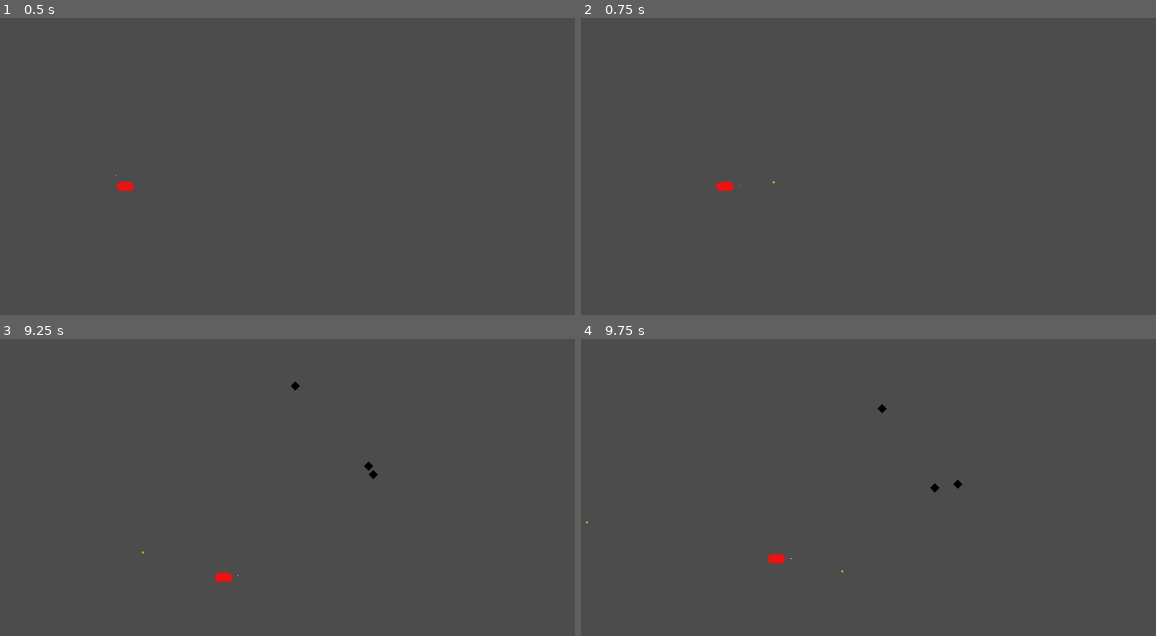
Above: before the commit, frames 1-4 (two rows, left to right).
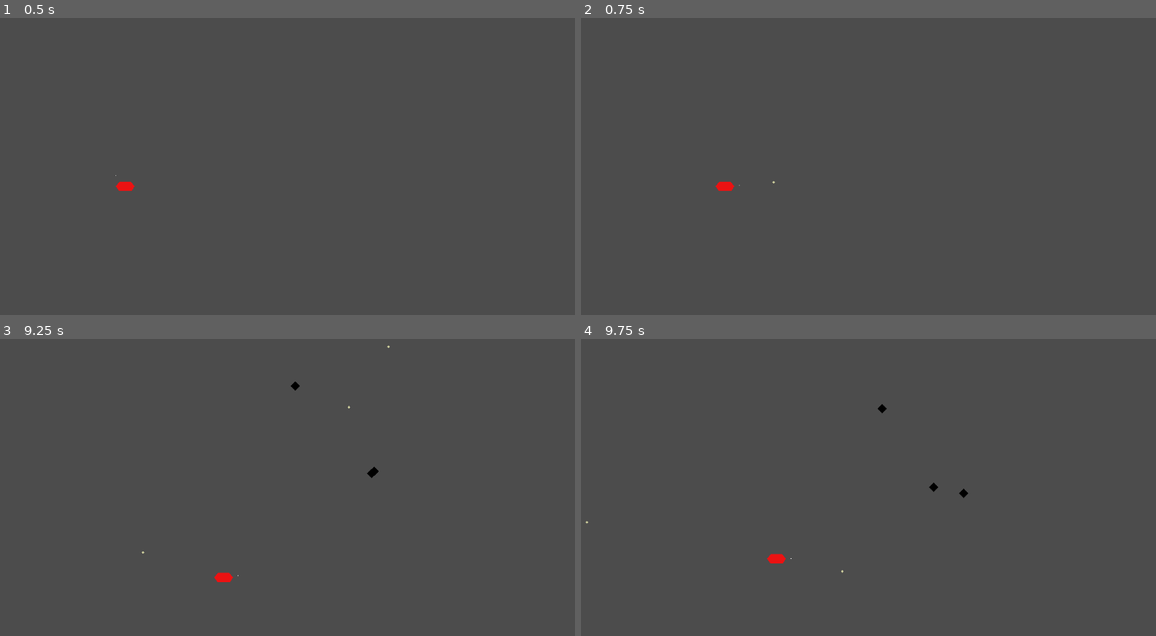
Above: after the commit, the same moments.

Repository: Buitragox/SeaOdyssey
Game: Godot game, scene res://nodes/Level_1.tscn
Two runs of this game, one before a commit and one after it. Both use one fixed random seed, a clock stepped at 60 frames per second and the inputs below.
Inputs (mouse positions are in pixels of both pictures, inside the frame that each line leads up to):
- Up to frame 1 (0.5 s): no input
- Up to frame 2 (0.75 s): tap Enter at 0.5 s; move the mouse to (989, 169) at 0.52 s; press the mouse at (989, 169) at 0.53 s; hold D (MovRight) from 0.53 s (still down)
- Up to frame 3 (9.25 s): move the mouse to (155, 523) at 1.27 s; release D (MovRight) at 1.28 s; release the mouse at (155, 523) at 1.28 s; hold S (MovDown) 1.28-2.03 s; click (155, 523) at 1.35 s; move the mouse to (333, 434) at 2.02 s; press the mouse at (333, 434) at 2.03 s; hold D (MovRight) 2.03-2.78 s; move the mouse to (247, 573) at 2.77 s; release the mouse at (247, 573) at 2.78 s; hold W (MovUp) 2.78-3.53 s; click (247, 573) at 2.85 s; move the mouse to (454, 558) at 3.52 s; press the mouse at (454, 558) at 3.53 s; hold A (MovLeft) 3.53-5.03 s; move the mouse to (97, 457) at 4.27 s; release the mouse at (97, 457) at 4.28 s; click (97, 457) at 4.35 s; move the mouse to (304, 508) at 5.02 s; press the mouse at (304, 508) at 5.03 s; hold S (MovDown) 5.03-5.78 s; move the mouse to (184, 422) at 5.77 s; release the mouse at (184, 422) at 5.78 s; hold D (MovRight) 5.78-6.53 s; click (184, 422) at 5.85 s; move the mouse to (408, 490) at 6.52 s; press the mouse at (408, 490) at 6.53 s; hold W (MovUp) 6.53-7.28 s; move the mouse to (155, 523) at 7.27 s; release the mouse at (155, 523) at 7.28 s; hold D (MovRight) 7.28-8.03 s; click (155, 523) at 7.35 s; move the mouse to (333, 434) at 8.02 s; press the mouse at (333, 434) at 8.03 s; hold S (MovDown) 8.03-8.78 s; move the mouse to (247, 573) at 8.77 s; release the mouse at (247, 573) at 8.78 s; hold A (MovLeft) from 8.78 s (still down); click (247, 573) at 8.85 s
- Up to frame 4 (9.75 s): move the mouse to (1035, 558) at 9.52 s; release A (MovLeft) at 9.53 s; press the mouse at (1035, 558) at 9.53 s; hold W (MovUp) from 9.53 s (still down)

Frame 1 is identical in both runs. In frame 2, less than 0.1% of the frame differs, in the area x 33-34%, y 54-56%; in frame 3, less than 0.1%; in frame 4, less than 0.1%, in the area x 0-68%, y 47-79%.

Commit message:
Add bullet collisions

Diff:
--- a/nodes/Bullet.tscn
+++ b/nodes/Bullet.tscn
@@ -6,10 +6,9 @@
 radius = 3.0
 
 [node name="Bullet" type="KinematicBody2D"]
+collision_layer = 0
+collision_mask = 0
 script = ExtResource( 1 )
-__meta__ = {
-"_edit_group_": true
-}
 
 [node name="CollisionShape2D" type="CollisionShape2D" parent="."]
 shape = SubResource( 1 )
@@ -19,3 +18,7 @@
 [node name="Polygon2D" type="Polygon2D" parent="."]
 color = Color( 0.788235, 0.717647, 0.121569, 1 )
 polygon = PoolVector2Array( -3, 0, 0, -3, 3, 0, 0, 3 )
+
+[node name="VisibilityNotifier2D" type="VisibilityNotifier2D" parent="."]
+position = Vector2( -8.9407e-08, -5.96046e-08 )
+scale = Vector2( 0.2, 0.2 )
--- a/nodes/Enemy.tscn
+++ b/nodes/Enemy.tscn
@@ -5,6 +5,8 @@
 [sub_resource type="CircleShape2D" id=1]
 
 [node name="Enemy" type="KinematicBody2D"]
+collision_layer = 2
+collision_mask = 5
 script = ExtResource( 1 )
 
 [node name="CollisionShape2D" type="CollisionShape2D" parent="."]
--- a/project.godot
+++ b/project.godot
@@ -79,6 +79,13 @@
  ]
 }
 
+[layer_names]
+
+2d_physics/layer_1="Ship"
+2d_physics/layer_2="Enemy"
+2d_physics/layer_3="AllyBullet"
+2d_physics/layer_4="EnemyBullet"
+
 [physics]
 
 common/enable_pause_aware_picking=true
--- a/scripts/Bullet.gd
+++ b/scripts/Bullet.gd
@@ -3,20 +3,32 @@
 class_name Bullet
 
 var speed = 600
+var damage = 25 #Default value
+var velocity = Vector2.ZERO
 
-var velocity = Vector2.ZERO
+func set_bullet_data(pos, vel, color):
+	$Polygon2D.color = color
+	global_position = pos
+	velocity = vel
 
 # Called when the node enters the scene tree for the first time.
 func _ready():
 	pass
-	#position = Vector2(2000, 2000)
 
 func _init():
 	#Spawn outside of screen so it doesn't collide with the ship
 	position = Vector2(2000, 2000)
+
+func _process(delta):
+	if not $VisibilityNotifier2D.is_on_screen():
+		queue_free()
 
 func _physics_process(delta):
 
 	velocity = velocity.normalized() * speed * delta;
 
 	var collision = move_and_collide(velocity)
+	if collision:
+		if collision.has_method("hit"):
+			collision.hit(damage)
+		queue_free()
--- a/scripts/Ship.gd
+++ b/scripts/Ship.gd
@@ -1,7 +1,8 @@
 extends KinematicBody2D
 class_name Ship
 
-
+const bulletPath = preload("res://nodes/Bullet.tscn")
+var Layers = preload("res://scripts/config.gd").Layers
 
 # Constants
 const MAX_SPEED = 200
@@ -10,12 +11,15 @@
 var velocity = Vector2.ZERO
 var health = 100
 var max_health = 100
+
+#Data related to bullets
 var mouse_pos
+var attack_speed = 5.0 # amount of bullets to shoot per second
+var shoot_rate # The shooting rate equals 1/attack_speed
+var shoot_time = 0
+var has_shot = false
 
-onready var animation_player = $AnimationPlayer
-onready var sprite = $Sprite
-const bulletPath = preload("res://nodes/Bullet.tscn")
-
+const BULLET_COLOR = Color("#cecf9e")
 
 # simple movemenst without ifs
 func movement():
@@ -29,22 +33,43 @@
 func shoot():
 	var pos = $Node2D/Position2D.global_position
 	var bullet = bulletPath.instance()
+
+	# configure collision layers
+	bullet.set_collision_layer_bit(Layers.ALLY_BULLET, true)
+	bullet.set_collision_mask_bit(Layers.ENEMY, true)
+
+	# add to group and tree
 	bullet.add_to_group("bullets")
 	get_parent().add_child(bullet)
-	bullet.global_position = pos
-	bullet.velocity = pos - $Node2D.global_position
+
+	#set position, velocity and color
+	bullet.set_bullet_data(pos, pos - $Node2D.global_position, BULLET_COLOR)
+
+	print("bullets:", get_tree().get_nodes_in_group("bullets").size())
+
+func verify_shoot(delta):
+	mouse_pos = get_global_mouse_position()
+	$Node2D.look_at(mouse_pos)
+
+	shoot_time += delta
+	if shoot_time >= shoot_rate:
+		has_shot = false
+		shoot_time = 0
+
+	if Input.is_action_just_pressed("Shoot"):
+		shoot_time = 0
+
+	if Input.is_action_pressed("Shoot") and not has_shot:
+		has_shot = true
+		shoot()
 
 # Called when the node enters the scene tree for the first time.
 func _ready():
-	pass
+	shoot_rate = 1.0/attack_speed
 
 # Called every frame. 'delta' is the elapsed time since the previous frame.
 func _process(delta):
-	mouse_pos = get_global_mouse_position()
-	$Node2D.look_at(mouse_pos)
-	if Input.is_action_just_pressed("Shoot"):
-		shoot()
-
+	verify_shoot(delta)
 
 func _physics_process(delta):
 	movement()
--- a/scripts/config.gd
+++ b/scripts/config.gd
@@ -1,2 +1,9 @@
 const WIDTH = 1280
 const HEIGHT = 720
+
+enum Layers {
+	SHIP,
+	ENEMY,
+	ALLY_BULLET,
+	ENEMY_BULLET
+}
